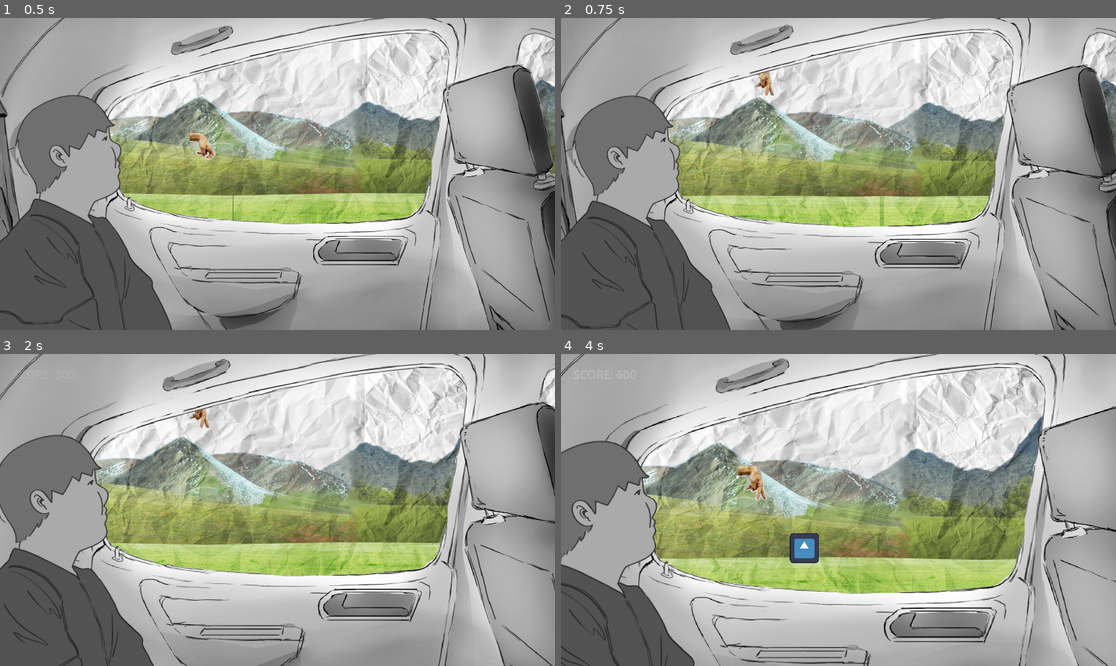
Above: before the commit, frames 1-4 (two rows, left to right).
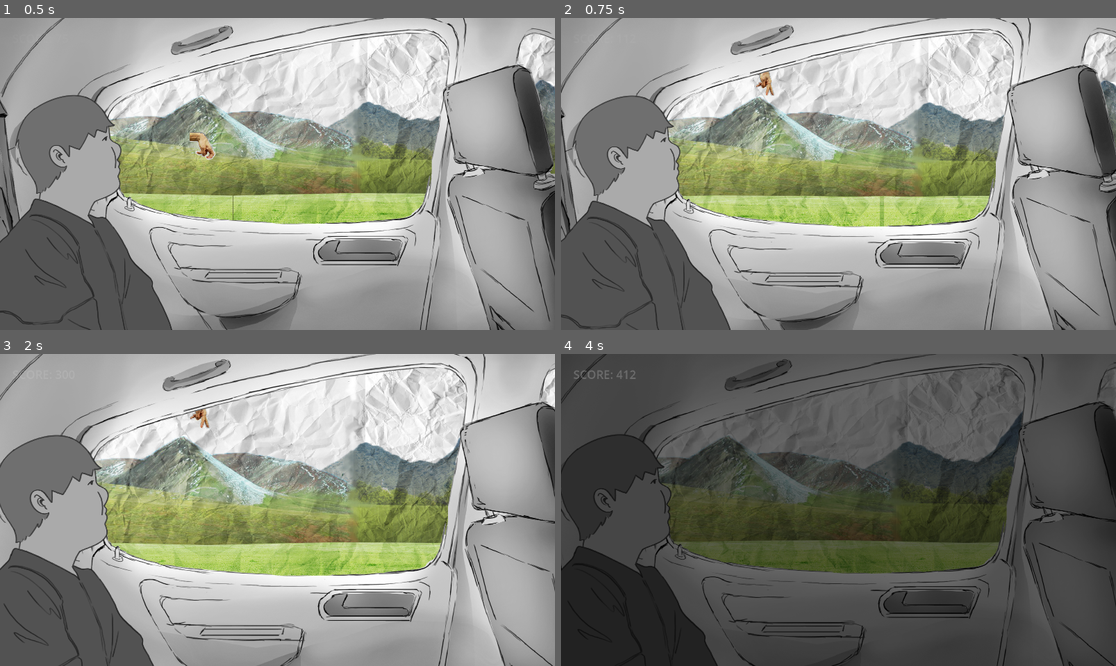
Above: after the commit, the same moments.

Repository: Turnute/DimancheApresMidi
Game: Godot game, scene res://scenes/game.tscn
The game is run twice, just before and just after one commit, with the same random seed, the same clock (stepped at 60 frames per second) and the same inputs. This scene is started directly instead of the project's main scene. The engine's default icon, where the game draws it, is replaced by a stand-in: a white triangle on a blue panel in a dark square.
Inputs:
- Up to frame 1 (0.5 s): no input
- Up to frame 2 (0.75 s): tap Enter (ui_accept) at 0.5, 0.6 s
- Up to frame 3 (2 s): tap Space (jump) at 0.77, 0.8, 1.07, 1.35, 1.52, 1.82 s; tap Enter (ui_accept) at 1.55 s
- Up to frame 4 (4 s): tap Enter (ui_accept) at 2.1, 2.85 s; tap Space (jump) at 2.3, 3.02, 3.32, 3.6, 3.77 s

Frame 1 is identical in both runs. In frame 2, 2.1% of the frame differs, in the area x 0-100%, y 0-100%; in frame 3, 1.8%; in frame 4, 98%.

Commit message:
Add sound effects and SFX controller to game
Introduced new sound effect assets and their import files. Added a GameSFXController node and script to manage in-game sound effects, with methods for playing jump and death sounds. Updated game and player scripts to trigger these sound effects at appropriate events, and modified the start scene to play a sound when starting the game. Also adjusted obstacle speed and minor scene layout changes.

Diff:
--- a/le-long-trajet-en-voiture/scenes/game.tscn
+++ b/le-long-trajet-en-voiture/scenes/game.tscn
@@ -11,6 +11,7 @@
 [ext_resource type="Script" uid="uid://cysdywg71en8t" path="res://scripts/camera.gd" id="9_0tnpc"]
 [ext_resource type="Script" uid="uid://c4wc4mp5eaf60" path="res://scripts/character.gd" id="9_vtaks"]
 [ext_resource type="PackedScene" uid="uid://dckd2sv6d4xk0" path="res://scenes/hud.tscn" id="11_kvpfn"]
+[ext_resource type="Script" uid="uid://bneycx80q6s8v" path="res://scripts/game_sfx_controller.gd" id="12_dinhu"]
 
 [sub_resource type="WorldBoundaryShape2D" id="WorldBoundaryShape2D_yqjtg"]
 
@@ -120,12 +121,19 @@
 }
 
 [node name="Over" type="ColorRect" parent="GameOver"]
-offset_left = -214.0
-offset_top = -209.0
-offset_right = -174.0
-offset_bottom = -169.0
+offset_left = -251.00003
+offset_top = -231.0
+offset_right = -204.43549
+offset_bottom = -184.34578
 scale = Vector2(10.815694, 6.2588105)
 color = Color(0, 0, 0, 0)
+
+[node name="AudioController" type="Node2D" parent="."]
+script = ExtResource("12_dinhu")
+
+[node name="SFXPlayer1" type="AudioStreamPlayer2D" parent="AudioController"]
+
+[node name="SFXPlayer2" type="AudioStreamPlayer2D" parent="AudioController"]
 
 [connection signal="timeout" from="EventTimer" to="." method="_on_event_timer_timeout"]
 [connection signal="timeout" from="EndTimer" to="." method="_on_end_timer_timeout"]
--- a/le-long-trajet-en-voiture/scenes/start.tscn
+++ b/le-long-trajet-en-voiture/scenes/start.tscn
@@ -6,6 +6,7 @@
 [ext_resource type="Texture2D" uid="uid://bf4o5rabv8a4g" path="res://assets/car/car_background.png" id="5_1nvso"]
 [ext_resource type="Texture2D" uid="uid://d4ihhosb0isdp" path="res://assets/car/character/char1.png" id="6_gsp51"]
 [ext_resource type="Script" uid="uid://c4wc4mp5eaf60" path="res://scripts/character.gd" id="7_r8uic"]
+[ext_resource type="AudioStream" uid="uid://ctqdcghsmcghq" path="res://assets/sfx/bip.wav" id="8_8itgj"]
 [ext_resource type="Texture2D" uid="uid://dbk0cofrlvtwa" path="res://assets/press_00.png" id="8_x1pfr"]
 
 [sub_resource type="Animation" id="Animation_ka6nf"]
@@ -123,6 +124,9 @@
 [node name="Timer" type="Timer" parent="."]
 wait_time = 1.5
 
+[node name="SFXPlayer" type="AudioStreamPlayer2D" parent="."]
+stream = ExtResource("8_8itgj")
+
 [connection signal="animation_finished" from="AnimationPlayer" to="." method="_on_animation_player_animation_finished"]
 [connection signal="pressed" from="AnimationPlayer/Button" to="." method="_on_button_pressed"]
 [connection signal="timeout" from="Timer" to="." method="_on_timer_timeout"]
--- /dev/null
+++ b/le-long-trajet-en-voiture/scripts/game_sfx_controller.gd
@@ -0,0 +1,20 @@
+extends Node2D
+
+@onready var _sfx_player1: AudioStreamPlayer2D = $SFXPlayer1
+@onready var _sfx_player2: AudioStreamPlayer2D = $SFXPlayer2
+
+@export var bip: AudioStream = preload("res://assets/sfx/bip.wav")
+@export var bump: AudioStream = preload("res://assets//sfx/bump.wav")
+@export var jump: AudioStream = preload("res://assets/sfx/jump.wav")
+@export var kaboom: AudioStream = preload("res://assets//sfx/kaboom.wav")
+@export var scream: AudioStream = preload("res://assets//sfx/scream.wav")
+
+func _play_jump() -> void:
+	_sfx_player1.stream = jump
+	_sfx_player1.play()
+
+func _play_death() -> void:
+	_sfx_player1.stream = kaboom
+	_sfx_player2.stream = scream
+	_sfx_player1.play()
+	_sfx_player2.play()
--- a/le-long-trajet-en-voiture/scripts/main.gd
+++ b/le-long-trajet-en-voiture/scripts/main.gd
@@ -17,6 +17,7 @@
 @onready var _event_timer: Timer = $EventTimer
 @onready var _end_timer: Timer = $EndTimer
 @onready var _character := get_node_or_null("car/character")
+@onready var _audio_controller: Node2D = $AudioController
 
 var rng := RandomNumberGenerator.new()
 
@@ -87,6 +88,7 @@
 	$Camera2D.screen_shake(12)
 	$Camera2D.reset_camera(game_over_timer)
 	$Player.die()
+	_audio_controller._play_death()
 
 	if _end_timer:
 		_end_timer.one_shot = true
@@ -94,5 +96,8 @@
 		await _end_timer.timeout
 		print("await OK")
 
-	var err := get_tree().change_scene_to_file(HOME_PATH)
-	print("change_scene_to_file(HOME_PATH) -> ", err)
+	get_tree().change_scene_to_file(HOME_PATH)
+
+func play_jump() -> void:
+	_audio_controller._play_jump()
+	$Camera2D.screen_shake(1)
--- a/le-long-trajet-en-voiture/scripts/obstacle.gd
+++ b/le-long-trajet-en-voiture/scripts/obstacle.gd
@@ -12,7 +12,7 @@
 
 func _process(delta: float) -> void:
 	var s := _get_speed()
-	position.x -= s * delta
+	position.x -= s * delta * 3
 
 func _on_body_entered(body: Node2D) -> void:
 	queue_free()
--- a/le-long-trajet-en-voiture/scripts/player.gd
+++ b/le-long-trajet-en-voiture/scripts/player.gd
@@ -4,8 +4,13 @@
 @export var JUMP_VELOCITY: float = -300.0
 @export var max_jumps: int = 2
 
+var _game: Node
+
 var jump_count: int = 0
 @onready var gravity: float = float(ProjectSettings.get_setting("physics/2d/default_gravity"))
+
+func _ready() -> void:
+	_game = get_parent()
 
 func _physics_process(delta: float) -> void:
 	# Gravité
@@ -32,6 +37,7 @@
 		animated_sprite.play("jump")
 	velocity.y = vel
 	jump_count += 1
+	_game.play_jump()
 
 func die() -> void:
 	if animated_sprite:
--- a/le-long-trajet-en-voiture/scripts/start.gd
+++ b/le-long-trajet-en-voiture/scripts/start.gd
@@ -1,31 +1,34 @@
 extends Node2D
 
-var speed : float = 100.0
+var speed: float = 100.0
+@onready var animation_player: AnimationPlayer = $AnimationPlayer
 
-@onready var animation_player = $AnimationPlayer
-var jeu = preload("res://scenes/game.tscn")
+const GAME_PATH := "res://scenes/game.tscn"  # <- chemin, pas de preload
 
 func _ready() -> void:
-	$Timer.stop()                    # sécurité
-	$Timer.one_shot = true           # optionnel
-	print("START READY")             # debug: check que tu vois bien ça
+	$Timer.stop()
+	$Timer.one_shot = true
 
-func _on_button_pressed():
+func _on_button_pressed() -> void:
 	start()
 
-func _on_timer_timeout() -> void:
-	get_tree().change_scene_to_packed(jeu)
-
-func _process(delta: float) -> void:
-	# Handle jump.
+func _process(_delta: float) -> void:
 	if Input.is_action_just_pressed("ui_accept"):
 		start()
 	if Input.is_action_just_pressed("quit"):
 		get_tree().quit()
 
-func start() -> void :
+func start() -> void:
+	$SFXPlayer.play()
 	animation_player.play("startfade")
 	$Timer.start()
 
+func _on_timer_timeout() -> void:
+	# évite tout conflit de chargement pendant les callbacks
+	call_deferred("_go_to_game")
+
+func _go_to_game() -> void:
+	get_tree().change_scene_to_file(GAME_PATH)
+
 func get_speed() -> float:
 	return speed
Not shown, added: le-long-trajet-en-voiture/assets/sfx/bip.wav.import
Not shown, added: le-long-trajet-en-voiture/assets/sfx/bump.wav.import
Not shown, added: le-long-trajet-en-voiture/assets/sfx/jump.wav.import
Not shown, added: le-long-trajet-en-voiture/assets/sfx/kaboom.wav.import
Not shown, added: le-long-trajet-en-voiture/assets/sfx/scream.wav.import
Not shown: 1 places in le-long-trajet-en-voiture/scenes/game.tscn that only renumber resources
Not shown: 1 places in le-long-trajet-en-voiture/scenes/start.tscn that only renumber resources
Not shown, added: le-long-trajet-en-voiture/scripts/game_sfx_controller.gd.uid
Not shown, added: le-long-trajet-en-voiture/assets/sfx/bip.wav
Not shown, added: le-long-trajet-en-voiture/assets/sfx/bump.wav
Not shown, added: le-long-trajet-en-voiture/assets/sfx/jump.wav
Not shown, added: le-long-trajet-en-voiture/assets/sfx/kaboom.wav
(and 1 more such lines)
